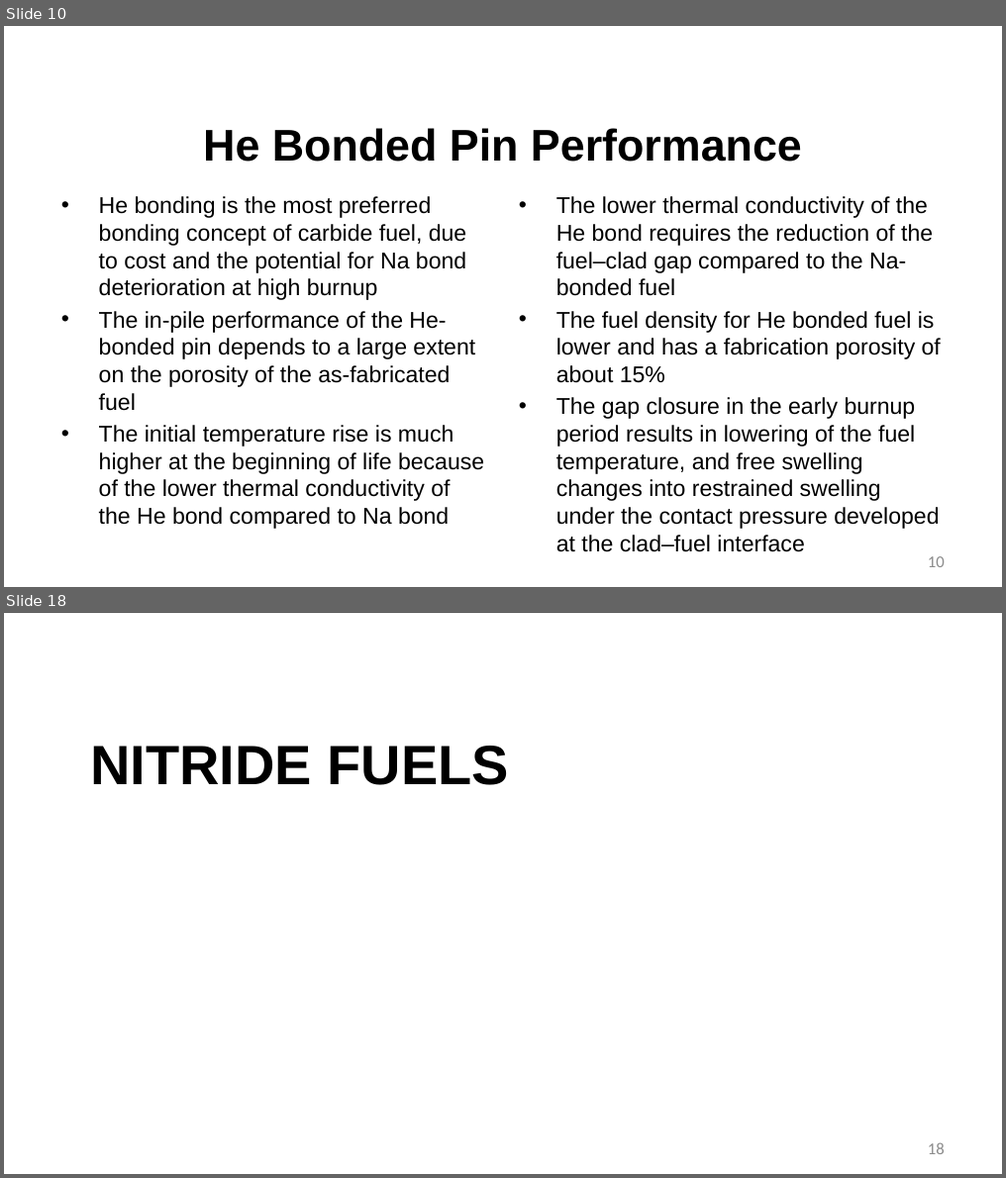
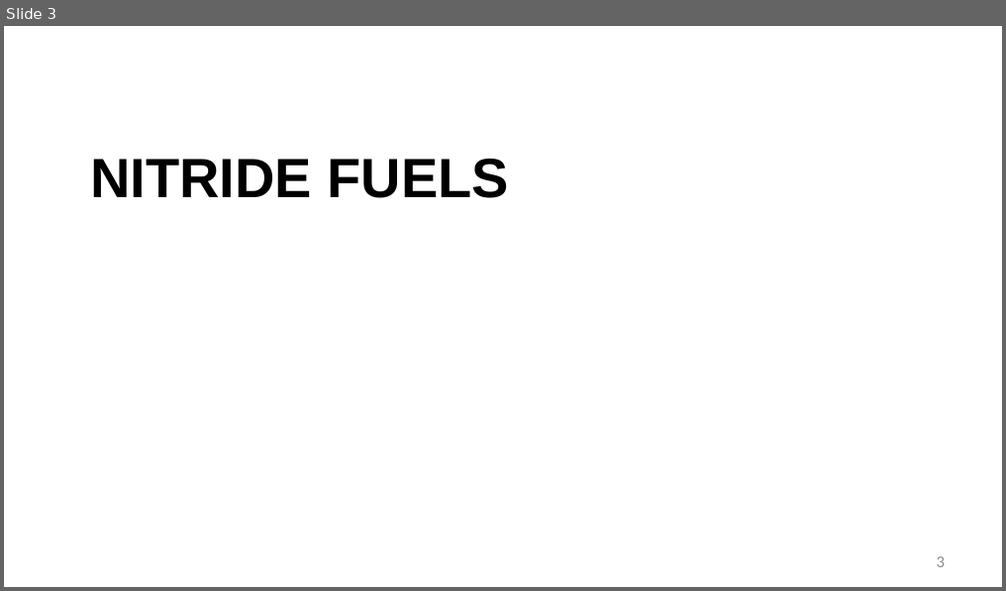
Before and after one commit to benbeeler/TEACHING, a slide deck: Advanced Reactor Materials/Fall2025/Lec16_carbide_nitride.pptx. Shown one above the other, each under a label of ours: slides 10 and 18 before the commit, slide 3 after it; the slides between them are not shown. The pictures are 1006x1178 and 1006x591 pixels, drawn with LibreOffice and Linux fonts; fonts in the diff are those of the drawing; background and template pictures are left out. Boxes give left, top, right and bottom in pixels: in the first picture for what was removed or moved away, otherwise in the second. Text is boxed around its words. In the diff, an @@ line names an element or a change of style, - is before the commit and + after.

```diff
--- a/Advanced Reactor Materials/Fall2025/Lec16_carbide_nitride.pptx
+++ b/Advanced Reactor Materials/Fall2025/Lec16_carbide_nitride.pptx
@@ slide 10 removed at (4, 26, 1002, 587), background #FFFFFF @@
@@ title removed at (203, 128, 802, 162) @@
-He Bonded Pin Performance
@@ text removed at (99, 196, 484, 529) @@
-• He bonding is the most preferred bonding concept of carbide fuel, due to cost and the potential for Na bond deterioration at high burnup
-• The in-pile performance of the He-bonded pin depends to a large extent on the porosity of the as-fabricated fuel
-• The initial temperature rise is much higher at the beginning of life because of the lower thermal conductivity of the He bond compared to Na bond
@@ text removed at (556, 196, 941, 529) @@
-• The lower thermal conductivity of the He bond requires the reduction of the fuel–clad gap compared to the Na-bonded fuel
-• The fuel density for He bonded fuel is lower and has a fabrication porosity of about 15%
-• The gap closure in the early burnup period results in lowering of the fuel temperature, and free swelling changes into restrained swelling under the contact pressure developed at the clad–fuel interface
@@ page number removed at (928, 557, 944, 568) @@
-10
@@ what was slide 18 is now slide 3 @@
@@ page number at (937, 557, 944, 568): text changed @@
-18
+3
```
Also in this commit, not shown: 17 slides changed, 14 other slides removed, 5 other files.
